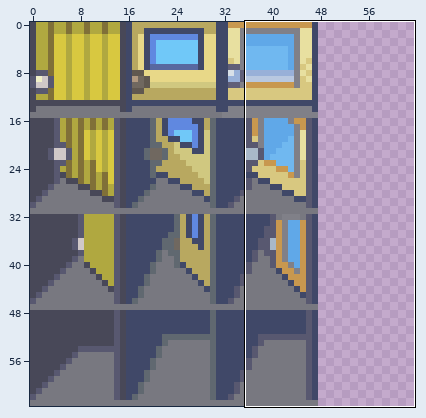
Pixel-art sprite: Pokémon Essentials Esp v16.3/Graphics/Characters/doors2.png. The picture above shows the old version from afar; the outline marks the close-up.
Close-up. Before:
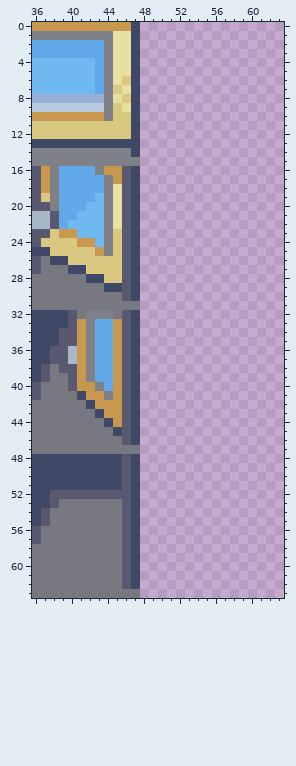
The file is 128x128 pixels, drawn in blocks of 2x2; one block is one cell here. Colours within 5 levels of each other are drawn and written as one. Shown: x 36..63, y 0..63.
After the commit:
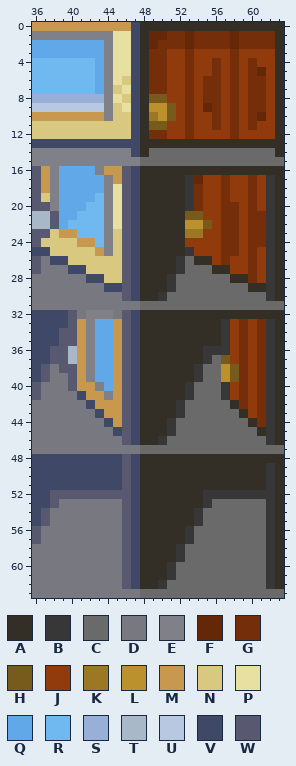
Palette (. is transparent): A #332e26  B #373737  C #6a6a6a  D #787880  E #808088  F #642809  G #742f0a  H #775b1c  J #913a0c  K #9c7825  L #ba912c  M #c8984f  N #d8c880  P #e8e0a0  Q #60a8e8  R #70b8f0  S #98b0d8  T #a8b8c8  U #b8c8e0  V #404868  W #585870
Changes in this commit:
y 0: x 48..63 ................ -> AAAAAAAAAAAAAAAA
y 1: x 48..63 ................ -> AFFGGFGGGGFGGGGA
y 2: x 48..63 ................ -> AFGGGFGGGGFGGGGA
y 3: x 48..63 ................ -> AGGJJGJJJJGJJJJA
y 4: x 48..63 ................ -> AGGJJGJJGJGJGJJA
y 5: x 48..63 ................ -> AGGJJGJJGJGJGFJA
y 6..7: x 48..63 ................ -> AGGJJGJGGJGJGGJA
y 8: x 48..63 ................ -> AHHJJGJGGJGJGGJA
y 9: x 48..63 ................ -> ALLHJGJFGJGJGGJA
y 10: x 48..63 ................ -> AKLHJGJJGJGJGFJA
y 11: x 48..63 ................ -> AHHJJGJJGJGJGJJA
y 12: x 48..63 ................ -> AGGJJGJJJJGJJJJA
y 13: x 48..63 ................ -> AAAAAAAAAAAAAAAA
y 14: x 48..63 ................ -> ACCCCCCCCCCCCCCA
y 15: x 48..63 ................ -> CCCCCCCCCCCCCCCC
y 16: x 48..63 ................ -> AAAAAAAAAAAAAAAA
y 17: x 48..63 ................ -> AAAAABFJJGJJGJBA
y 18..19: x 48..63 ................ -> AAAAABGJJGJJGJBA
y 20: x 48..63 ................ -> AAAAABGJJGGJGJBA
y 21: x 48..63 ................ -> AAAAAHHJJGGJGGBA
y 22: x 48..63 ................ -> AAAAALLHJGGJGGBA
y 23: x 48..63 ................ -> AAAAAKKJJGGJGGBA
y 24: x 48..63 ................ -> AAAAAJJJJGGJGGBA
y 25: x 48..63 ................ -> AAAAABJJJGGJGJBA
y 26: x 48..63 ................ -> AAAABCAAJGJJGJBA
y 27: x 48..63 ................ -> AAAABCCCAAJJGJBA
y 28: x 48..63 ................ -> AAABCCCCCCAAGJBA
y 29: x 48..63 ................ -> AAABCCCCCCCCAABA
y 30: x 48..63 ................ -> AABCCCCCCCCCCCBA
y 31: x 48..63 ................ -> CCCCCCCCCCCCCCCC
y 32: x 48..63 ................ -> AAAAAAAAAAAAAAAA
y 33..35: x 48..63 ................ -> AAAAAAAAABJGJGBA
y 36: x 48..63 ................ -> AAAAAAABBBJGJGBA
y 37: x 48..63 ................ -> AAAAAAABCHJGJGBA
y 38..39: x 48..63 ................ -> AAAAAABCCLHGJGBA
y 40..41: x 48..63 ................ -> AAAAABCCCBJGJGBA
y 42: x 48..63 ................ -> AAAABCCCCCAGJGBA
y 43: x 48..63 ................ -> AAAABCCCCCCAJGBA
y 44: x 48..63 ................ -> AAABCCCCCCCCAGBA
y 45: x 48..63 ................ -> AAABCCCCCCCCCABA
y 46: x 48..63 ................ -> AABCCCCCCCCCCCBA
y 47: x 48..63 ................ -> CCCCCCCCCCCCCCCC
y 48: x 48..63 ................ -> AAAAAAAAAAAAAAAA
y 49..51: x 48..63 ................ -> AAAAAAAAAAAAAABA
y 52: x 48..63 ................ -> AAAAAAABBBBBBBBA
y 53: x 48..63 ................ -> AAAAAAABCCCCCCBA
y 54..55: x 48..63 ................ -> AAAAAABCCCCCCCBA
y 56..57: x 48..63 ................ -> AAAAABCCCCCCCCBA
y 58..59: x 48..63 ................ -> AAAABCCCCCCCCCBA
y 60..61: x 48..63 ................ -> AAABCCCCCCCCCCBA
y 62: x 48..63 ................ -> AABCCCCCCCCCCCBA
y 63: x 48..63 ................ -> CCCCCCCCCCCCCCCC
Changed places in both close-ups, as pixel boxes (x1, y1, x2, y2):
added: (140, 22, 284, 598)
